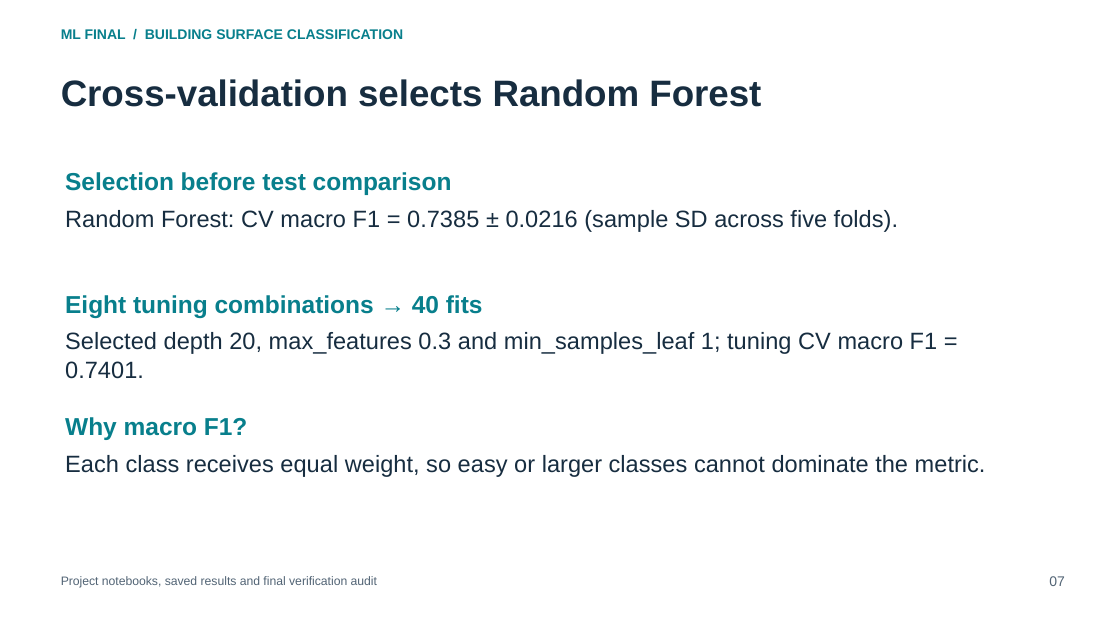
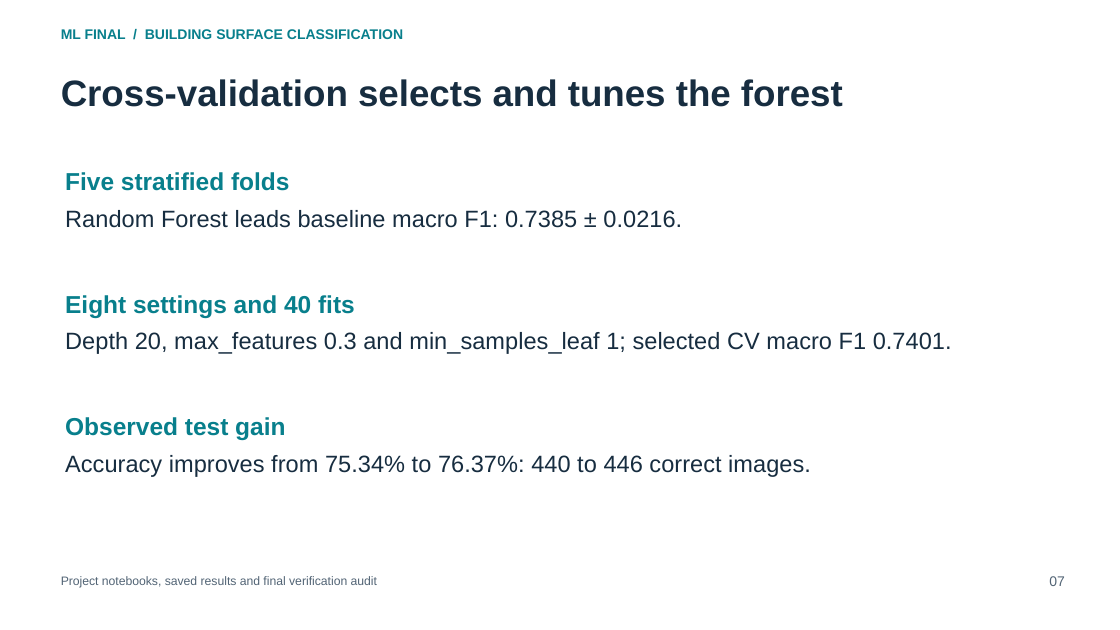
Before and after one commit to darau77/Finalski, a slide deck: slide 7 of docs/Final_Presentation.pptx. Drawn at 1120x630 pixels with LibreOffice and Linux fonts; fonts in the diff are those of the drawing. Boxes give left, top, right and bottom in pixels: in the first picture for what was removed or moved away, otherwise in the second. Text is boxed around its words. In the diff, an @@ line names an element or a change of style, - is before the commit and + after.

```diff
--- a/docs/Final_Presentation.pptx
+++ b/docs/Final_Presentation.pptx
@@ text at (x1=61, y1=79, x2=843, y2=107): text changed @@
-Cross-validation selects Random Forest
+Cross-validation selects and tunes the forest
@@ text at (x1=65, y1=172, x2=289, y2=191): text changed @@
-Selection before test comparison
+Five stratified folds
@@ text at (x1=65, y1=210, x2=682, y2=228): text changed @@
-Random Forest: CV macro F1 = 0.7385 ± 0.0216 (sample SD across five folds).
+Random Forest leads baseline macro F1: 0.7385 ± 0.0216.
@@ text at (x1=65, y1=295, x2=355, y2=318): text changed @@
-Eight tuning combinations → 40 fits
+Eight settings and 40 fits
@@ text at (x1=65, y1=332, x2=952, y2=354): text changed @@
-Selected depth 20, max_features 0.3 and min_samples_leaf 1; tuning CV macro F1 = 0.7401.
+Depth 20, max_features 0.3 and min_samples_leaf 1; selected CV macro F1 0.7401.
@@ text at (x1=65, y1=417, x2=285, y2=440): text changed @@
-Why macro F1?
+Observed test gain
@@ text at (x1=65, y1=455, x2=811, y2=477): text changed @@
-Each class receives equal weight, so easy or larger classes cannot dominate the metric.
+Accuracy improves from 75.34% to 76.37%: 440 to 446 correct images.
```
Also in this commit, not shown: 18 other slides changed, 4 slides added, 1 slide removed, 25 other files.
